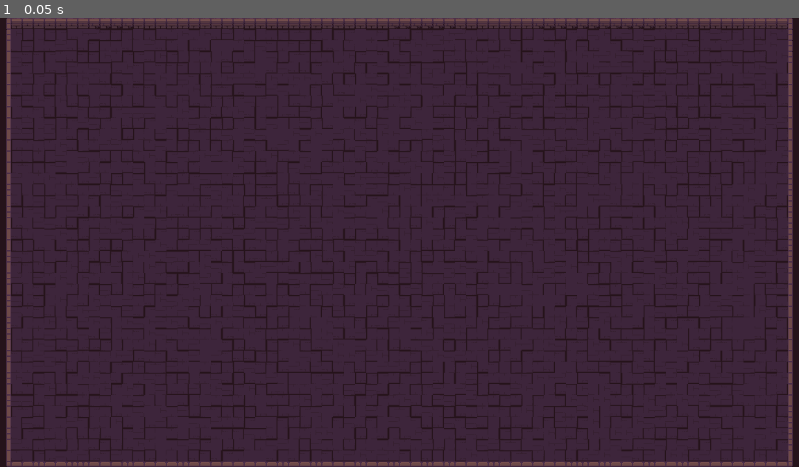
Above: before the commit, frame 1.
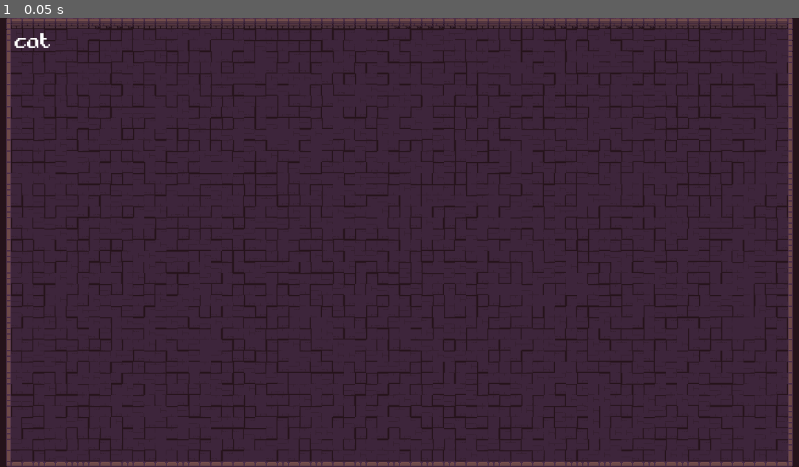
Above: after the commit, the same moment.

Repository: MihhailKakourov/Space
Game: Godot game, scene res://game/game.tscn
Two runs of this game, one before a commit and one after it. Both use one fixed random seed, a clock stepped at 60 frames per second and the inputs below.
Inputs:
- Up to frame 1 (0.05 s): no input

The runs differ from the first frame. In frame 1, less than 0.1% of the frame differs, in the area x 1-7%, y 3-7%.

Commit message:
implemented word input handler for typing

Diff:
--- /dev/null
+++ b/game/game.gd
@@ -0,0 +1,37 @@
+extends Node2D
+
+@onready var word_manager: Node = $WordManager
+@onready var ui: Control = $UI/MarginContainer/HBoxContainer
+
+var current_word_node: Node = null
+
+func _ready():
+	spawn_new_word()
+
+func _unhandled_input(event: InputEvent):
+	if event is InputEventKey and event.pressed and not event.echo:
+		var char = event.as_text()
+		if current_word_node != null and char.length() == 1:
+			current_word_node.check_input(char)
+
+func spawn_new_word():
+	if current_word_node != null:
+		current_word_node.queue_free()
+
+	var scene = load("res://words/word.tscn")
+	current_word_node = scene.instantiate()
+	ui.add_child(current_word_node)
+
+	var word = word_manager.get_random_word()
+	current_word_node.set_word(word)
+
+	current_word_node.connect("word_failed", Callable(self, "_on_word_failed"))
+	current_word_node.connect("word_completed", Callable(self, "_on_word_completed"))
+
+func _on_word_failed():
+	var timer = get_tree().create_timer(0.5)
+	await timer.timeout
+	spawn_new_word()
+
+func _on_word_completed():
+	spawn_new_word()
--- a/game/game.tscn
+++ b/game/game.tscn
@@ -1,10 +1,13 @@
-[gd_scene load_steps=3 format=3 uid="uid://cqeat51756ldk"]
+[gd_scene load_steps=5 format=3 uid="uid://cqeat51756ldk"]
 
 [ext_resource type="PackedScene" uid="uid://b2q4gr0kt8y1o" path="res://elements/maps/main_map/main_map.tscn" id="1_l1rk1"]
+[ext_resource type="Script" uid="uid://6qxafhia3vni" path="res://game/game.gd" id="2_vasa2"]
+[ext_resource type="Script" uid="uid://k12syeuhpjmb" path="res://words/wordmanager.gd" id="3_h7iqs"]
 
 [sub_resource type="SpriteFrames" id="SpriteFrames_vasa2"]
 
 [node name="game" type="Node2D"]
+script = ExtResource("2_vasa2")
 
 [node name="MainMap" parent="." instance=ExtResource("1_l1rk1")]
 
@@ -12,3 +15,20 @@
 
 [node name="AnimatedSprite2D" type="AnimatedSprite2D" parent="CharacterBody2D"]
 sprite_frames = SubResource("SpriteFrames_vasa2")
+
+[node name="WordManager" type="Node" parent="."]
+script = ExtResource("3_h7iqs")
+
+[node name="UI" type="Control" parent="."]
+layout_mode = 3
+anchors_preset = 0
+offset_right = 40.0
+offset_bottom = 40.0
+
+[node name="MarginContainer" type="CenterContainer" parent="UI"]
+layout_mode = 0
+offset_right = 40.0
+offset_bottom = 40.0
+
+[node name="HBoxContainer" type="HBoxContainer" parent="UI/MarginContainer"]
+layout_mode = 2
--- /dev/null
+++ b/words/word.gd
@@ -0,0 +1,50 @@
+extends Node2D
+
+@onready var label: RichTextLabel = $Label
+
+signal word_failed
+signal word_completed
+
+var word: String = ""
+var index: int = 0
+var completed: bool = false
+
+func set_word(new_word: String):
+	word = new_word
+	index = 0
+	completed = false
+	update_display()
+
+func check_input(char: String):
+	if completed:
+		return
+
+	char = char.to_lower()
+	var expected = word[index].to_lower()
+
+	if char == expected:
+		index += 1
+		update_display()
+		if index >= word.length():
+			completed = true
+			emit_signal("word_completed")
+	else:
+		show_error()
+		emit_signal("word_failed")
+
+func update_display():
+	var display_text = ""
+	for i in range(word.length()):
+		var letter = word[i]
+		if i < index:
+			display_text += "[color=green]" + letter + "[/color]"
+		else:
+			display_text += letter
+	label.bbcode_text = display_text
+
+func show_error():
+	var display_text = ""
+	for i in range(word.length()):
+		display_text += "[color=red]" + word[i] + "[/color]"
+	label.bbcode_text = display_text
+	index = 0
--- /dev/null
+++ b/words/word.tscn
@@ -0,0 +1,16 @@
+[gd_scene load_steps=3 format=3 uid="uid://dkmu5cotmd6ao"]
+
+[ext_resource type="Script" uid="uid://bdhx8sqjagrg3" path="res://words/word.gd" id="1_lnqor"]
+[ext_resource type="FontFile" uid="uid://cnseoxlf5xajk" path="res://assets/Bit-23.ttf" id="2_k12d6"]
+
+[node name="Word" type="Node2D"]
+script = ExtResource("1_lnqor")
+
+[node name="Label" type="RichTextLabel" parent="."]
+offset_right = 40.0
+offset_bottom = 40.0
+theme_override_fonts/normal_font = ExtResource("2_k12d6")
+theme_override_font_sizes/normal_font_size = 30
+bbcode_enabled = true
+fit_content = true
+autowrap_mode = 0
--- /dev/null
+++ b/words/wordmanager.gd
@@ -0,0 +1,21 @@
+extends Node
+
+var words = {}
+var category: String = "easy"
+
+func _ready():
+	load_words()
+
+func load_words():
+	var file = FileAccess.open("res://words/words.json", FileAccess.READ)
+	if file:
+		var data = file.get_as_text()
+		words = JSON.parse_string(data)
+	else:
+		push_error("words.json не найден")
+
+func get_random_word() -> String:
+	if words.has(category):
+		var pool = words[category]
+		return pool[randi() % pool.size()]
+	return ""
--- /dev/null
+++ b/words/wordmanager.tscn
@@ -0,0 +1,3 @@
+[gd_scene format=3 uid="uid://b37mx3n8i81yq"]
+
+[node name="WordManager" type="Node2D"]
--- /dev/null
+++ b/words/words.json
@@ -0,0 +1,5 @@
+{
+  "easy": ["cat", "dog", "sun"],
+  "medium": ["apple", "table", "green"],
+  "hard": ["computer", "language", "keyboard"]
+}
Binary file added: assets/Bit-23.ttf
Not shown, added: assets/Bit-23.ttf.import
Not shown, added: game/game.gd.uid
Not shown, added: words/word.gd.uid
Not shown, added: words/wordmanager.gd.uid
